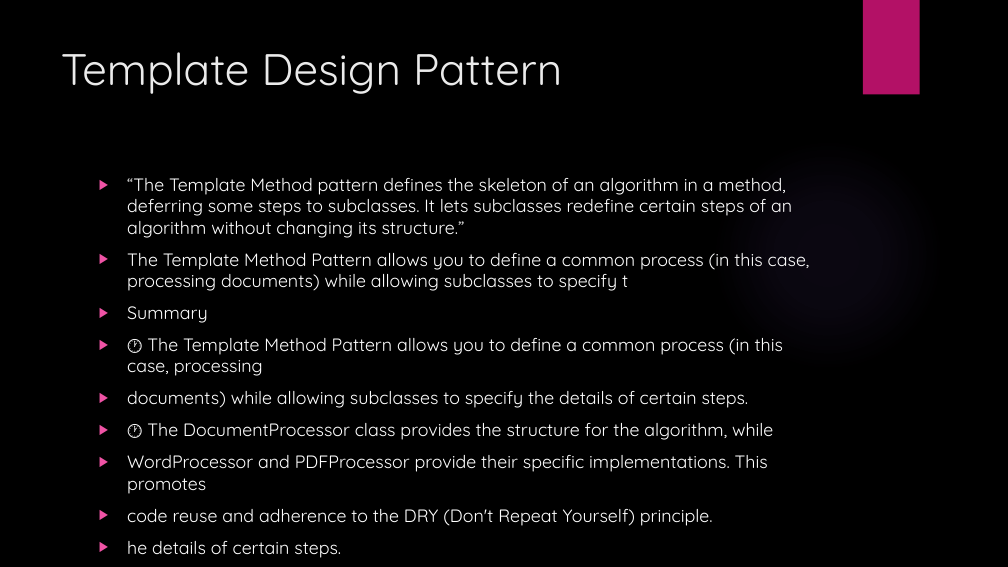
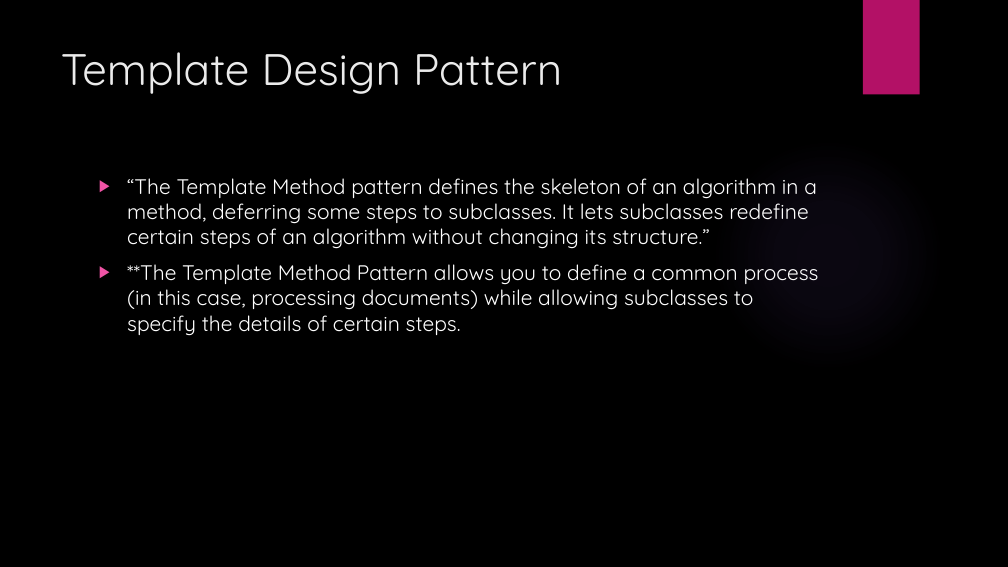
Before and after one commit to coderameen/Software-Architecture-and-Design-Patterns-in-Python-and-StarUML-Tool, a slide deck: slide 28 of Software Design Patterns PPT.pptx (slide 13 before the commit). Drawn at 1008x567 pixels with LibreOffice and Linux fonts; fonts in the diff are those of the drawing; background and template pictures are left out. Boxes give left, top, right and bottom in pixels: in the first picture for what was removed or moved away, otherwise in the second. Text is boxed around its words. In the diff, an @@ line names an element or a change of style, - is before the commit and + after.

Commit message:
added Design pattern PPT

```diff
--- a/Software Design Patterns PPT.pptx
+++ b/Software Design Patterns PPT.pptx
@@ text at (x1=127, y1=178, x2=817, y2=249): size 17 to 20 pt in "“The Template Method pattern defines the skeleton ..." @@
@@ text at (x1=127, y1=264, x2=819, y2=336): text changed; size 17 to 20 pt @@
-▶ The Template Method Pattern allows you to define a common process (in this case, processing documents) while allowing subclasses to specify t
-▶ Summary
-▶ 🕐 The Template Method Pattern allows you to define a common process (in this case, processing
-▶ documents) while allowing subclasses to specify the details of certain steps.
-▶ 🕐 The DocumentProcessor class provides the structure for the algorithm, while
-▶ WordProcessor and PDFProcessor provide their specific implementations. This promotes
-▶ code reuse and adherence to the DRY (Don't Repeat Yourself) principle.
-▶ he details of certain steps.
+▶ **The Template Method Pattern allows you to define a common process (in this case, processing documents) while allowing subclasses to specify the details of certain steps.
```
Also in this commit, not shown: 5 other slides changed, 16 slides added.
